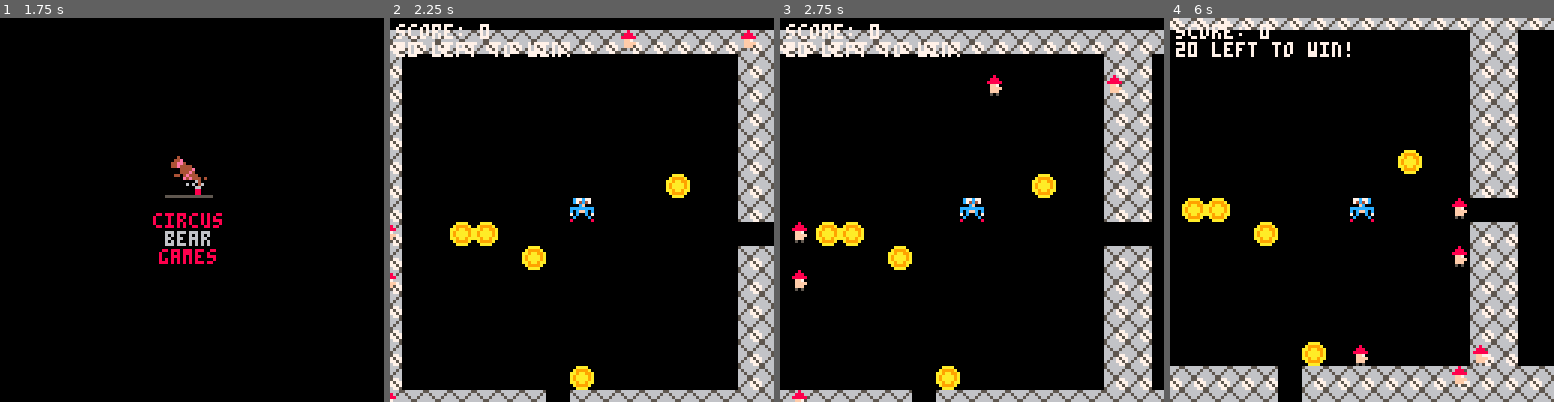
Above: before the commit, frames 1-4 (left to right).
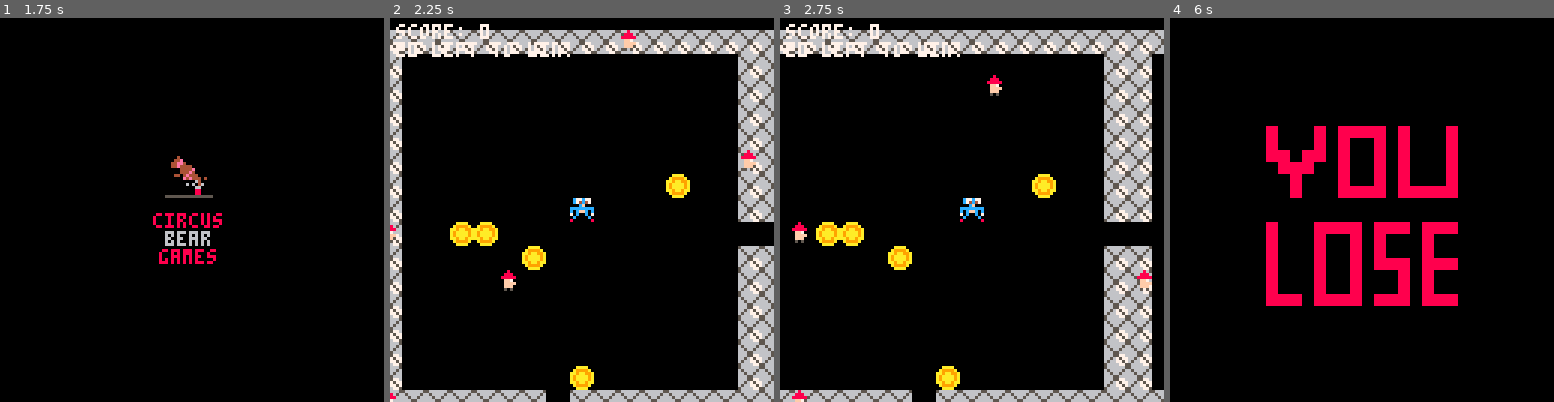
Above: after the commit, the same moments.

Repository: mrbryantguy/School-Route-Charlie
Game: PICO-8 cartridge Fast Game/lightning_spr.p8
The game is run twice, just before and just after one commit, with the same random seed, the same clock (stepped at 60 frames per second) and the same inputs.
Inputs:
- Up to frame 1 (1.75 s): hold Right from 1.6 s (still down)
- Up to frame 2 (2.25 s): release Right at 2.1 s; hold Up from 2.15 s (still down)
- Up to frame 3 (2.75 s): release Up at 2.42 s; hold Right from 2.47 s (still down)
- Up to frame 4 (6 s): release Right at 3.03 s; hold Left 3.08-3.58 s; hold Down 3.63-3.97 s; hold Right 4.02-4.68 s; hold Up 4.73-5.03 s; hold Left 5.08-5.68 s; hold Down from 5.73 s (still down)

Frame 1 is identical in both runs. In frame 2, 0.4% of the frame differs, in the area x 0-96%, y 3-72%; in frame 3, 0.4%; in frame 4, 34%, in the area x 0-100%, y 0-100%.

Commit message:
Hell bots

Diff:
--- a/Fast Game/lightning_spr.p8
+++ b/Fast Game/lightning_spr.p8
@@ -156,42 +156,66 @@
 enemy4 = 67
 enemy5 = 67
 enemy6 = 67
+enemy7 = 67
+enemy8 = 67
+enemy9 = 67
+enemy10 = 67
 --make spawn for enemy
 
  -- remember to multiply by 8
 	-- lenght of a box
-enemy_x=-8
+enemy_x=-8  -- x axis
 enemy_y=64
 
-enemy2_x=-8
+enemy2_x=-8     -- x axis
 enemy2_y=10 *  8
 
-enemy3_x=-8
+enemy3_x=-8    -- x axis
 enemy3_y=15 * 8
 
-enemy4_x=10 * 8
+enemy4_x=10 * 8 -- y axis
 enemy4_y=-8
 
-enemy5_x=15 * 8
+enemy5_x=15 * 8 -- y axis
 enemy5_y=-8
 
-enemy6_x=20 * 8
+enemy6_x=20 * 8 -- y axis
 enemy6_y=-8
+
+enemy7_x=-8  -- x axis
+enemy7_y=20 * 8
+
+enemy8_x=-8  -- x axis
+enemy8_y=30 * 8
+
+enemy9_x=30 * 8  -- y axis
+enemy9_y=-8
+
+enemy10_x=40 * 8 -- y axis
+enemy10_y=-8
+
+
 
 function update_game()
 
  --movement for enemy
 	enemy_x+=1
-	enemy2_x+=1
+	enemy2_x+=6
 	enemy3_x+=1
+	enemy7_x+=4
+	enemy8_x+=6
 
 	enemy4_y+=1
-	enemy5_y+=1
-	enemy6_y+=1
+	enemy5_y+=6
+	enemy6_y+=4
+	enemy9_y+=1
+	enemy10_y+=1
 	--127 is the first chunk of
 	-- screen, 370 is max of map
 	--maybe can detect walls here
 	--to reset
+
+	-- x axis bots
 	if enemy_x > 370 then
 	   enemy_x = -8
 	end--if enemy goes past screen
@@ -204,6 +228,18 @@
 	   enemy3_x = -8
 	end
 
+	if enemy7_x > 370 then
+	   enemy7_x = -8
+	end
+
+	if enemy8_x > 370 then
+	   enemy8_x = -8
+	end
+
+
+	-- y axis bots
+
+
 	if enemy4_y > 370 then
 	   enemy4_y = -8
 	end
@@ -216,7 +252,17 @@
 	   enemy6_y = -8
 	end
 
-
+	if enemy9_y > 370 then
+	   enemy9_y = -8
+	end
+
+	if enemy10_y > 370 then
+	   enemy10_y = -8
+	end
+
+
+
+	-- collision detection bots
 	if enemy_x == p.x then
 
 		if enemy_y == p.y then
@@ -227,6 +273,109 @@
 
 
 	end
+
+
+		if enemy2_x == p.x then
+
+		if enemy2_y == p.y then
+
+			scene = "lose"
+
+		end
+
+
+	end
+
+		if enemy3_x == p.x then
+
+		if enemy3_y == p.y then
+
+			scene = "lose"
+
+		end
+
+
+	end
+
+		if enemy4_x == p.x then
+
+		if enemy4_y == p.y then
+
+			scene = "lose"
+
+		end
+
+
+	end
+
+		if enemy5_x == p.x then
+
+		if enemy5_y == p.y then
+
+			scene = "lose"
+
+		end
+
+
+	end
+
+		if enemy6_x == p.x then
+
+		if enemy6_y == p.y then
+
+			scene = "lose"
+
+		end
+
+
+	end
+
+		if enemy7_x == p.x then
+
+		if enemy7_y == p.y then
+
+			scene = "lose"
+
+		end
+
+
+	end
+
+		if enemy8_x == p.x then
+
+		if enemy8_y == p.y then
+
+			scene = "lose"
+
+		end
+
+
+	end
+
+		if enemy9_x == p.x then
+
+		if enemy9_y == p.y then
+
+			scene = "lose"
+
+		end
+
+
+	end
+
+		if enemy10_x == p.x then
+
+		if enemy10_y == p.y then
+
+			scene = "lose"
+
+		end
+
+
+	end
+
+
+
 
 
 	--token collection
@@ -277,6 +426,10 @@
 spr(enemy4, enemy4_x, enemy4_y)
 spr(enemy5, enemy5_x, enemy5_y)
 spr(enemy6, enemy6_x, enemy6_y)
+spr(enemy7, enemy7_x, enemy7_y)
+spr(enemy8, enemy8_x, enemy8_y)
+spr(enemy9, enemy9_x, enemy9_y)
+spr(enemy10, enemy10_x, enemy10_y)
 
 
 
